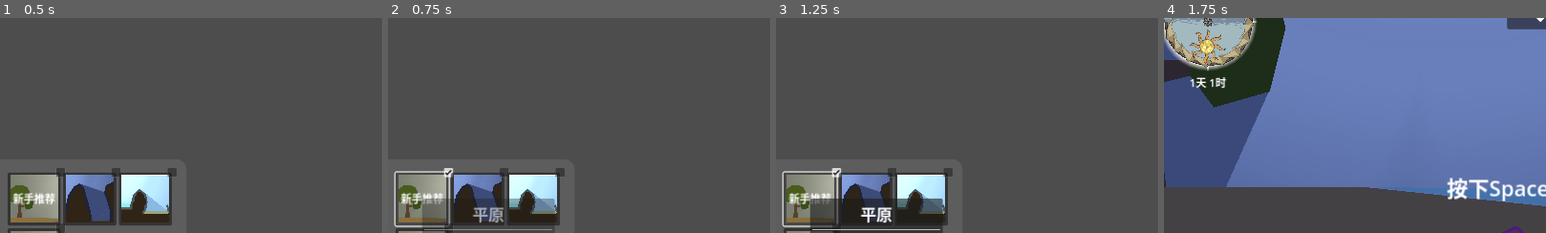
Above: before the commit, frames 1-4 (left to right).
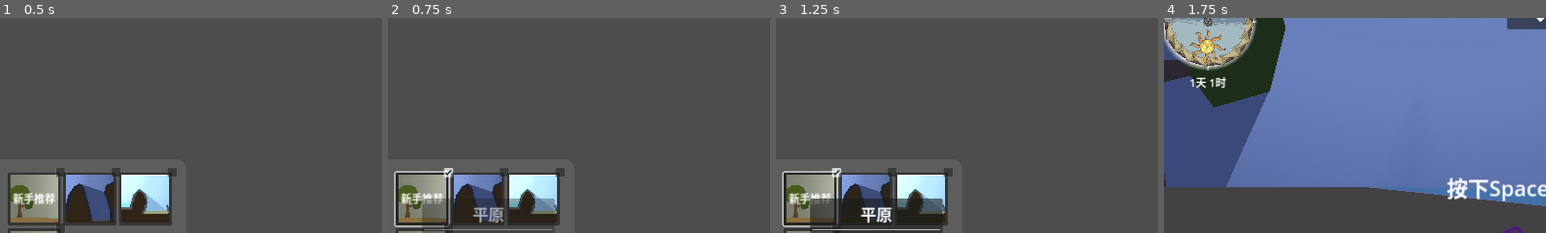
Above: after the commit, the same moments.

Repository: DeanNevan/RootsOfLife
Game: Godot game, scene res://src/main/MainMenu/MainMenu.tscn
Two runs of this game, one before a commit and one after it. Both use one fixed random seed, a clock stepped at 60 frames per second and the inputs below. The engine's default icon, where the game draws it, is replaced by a stand-in: a white triangle on a blue panel in a dark square.
Inputs (mouse positions are % of the whole screen's width and height, from its top left):
- Up to frame 1 (0.5 s): no input
- Up to frame 2 (0.75 s): click (5, 53) at 0.52 s
- Up to frame 3 (1.25 s): no input
- Up to frame 4 (1.75 s): click "开始" at 1.25 s
The pictures show only the part of the screen within x 1-51%, y 11-61%; the shares and areas given below are measured in that part.

Frame 1 is identical in both runs. In frame 2, 0.4% of the frame differs, in the area x 2-16%, y 72-97%; in frame 3, 0.4%; in frame 4, nothing differs.

Commit message:
增加音效

Diff:
--- a/project.godot
+++ b/project.godot
@@ -24,6 +24,7 @@
 InputManager="*res://src/main/autoload/InputManager.gd"
 GUI="*res://src/main/autoload/GUI.tscn"
 Config="*res://src/main/autoload/Config.tscn"
+Audio="*res://src/main/autoload/Audio.tscn"
 
 [display]
 
--- a/src/main/MainGame/MainGame.tscn
+++ b/src/main/MainGame/MainGame.tscn
@@ -1,10 +1,11 @@
-[gd_scene load_steps=15 format=3 uid="uid://dvuqeam713wd4"]
+[gd_scene load_steps=16 format=3 uid="uid://dvuqeam713wd4"]
 
 [ext_resource type="Script" path="res://src/main/MainGame/MainGame.gd" id="1_72ykg"]
 [ext_resource type="PackedScene" uid="uid://diih20og4coqe" path="res://src/main/MainGame/Seed/Seed.tscn" id="2_sdm1l"]
 [ext_resource type="Script" path="res://src/main/MainGame/LabelFPS.gd" id="3_2lsnb"]
 [ext_resource type="PackedScene" uid="uid://bbk15m06vn7sr" path="res://src/main/MainGame/MainGameUI/MainGameUI.tscn" id="3_6e0bd"]
 [ext_resource type="PackedScene" uid="uid://bvm1hp8yogdeq" path="res://src/main/MainGame/MainGameBG/MainGameBG.tscn" id="3_pc0ol"]
+[ext_resource type="Script" path="res://src/main/utils/ButtonWithAudio.gd" id="6_nq0xj"]
 [ext_resource type="PackedScene" uid="uid://ciwpavwshnjgw" path="res://src/main/MainGame/MainCamera/MainCamera.tscn" id="7_2kyuu"]
 [ext_resource type="PackedScene" uid="uid://ceeenkwxk5d0q" path="res://src/main/Plant/Plant.tscn" id="7_3m3eh"]
 [ext_resource type="PackedScene" uid="uid://dn0k7nhdqt3jr" path="res://src/main/MainGame/MainGameFX/MainGameFog.tscn" id="9_03237"]
@@ -189,6 +190,7 @@
 layout_mode = 2
 size_flags_horizontal = 4
 text = "关闭"
+script = ExtResource("6_nq0xj")
 
 [node name="GameWorld" type="Node2D" parent="."]
 
--- a/src/main/MainGame/MainGameUI/MainGameUI.tscn
+++ b/src/main/MainGame/MainGameUI/MainGameUI.tscn
@@ -10,6 +10,7 @@
 [ext_resource type="PackedScene" uid="uid://c81lb03lbh715" path="res://src/main/MainGame/MainGameUI/ContainerNutrition/ContainerNutrition.tscn" id="4_oycl3"]
 [ext_resource type="Texture2D" uid="uid://cegt6mtowaegm" path="res://assets/art/icon/up.png" id="9_8iml4"]
 [ext_resource type="Texture2D" uid="uid://b1408q6t6dq8n" path="res://assets/art/icon/down.png" id="9_t4e2h"]
+[ext_resource type="Script" path="res://src/main/utils/ButtonWithAudio.gd" id="10_7gycj"]
 [ext_resource type="Texture2D" uid="uid://b3ag2moniaym2" path="res://assets/art/roots.png" id="11_u3ayj"]
 [ext_resource type="Texture2D" uid="uid://cggi63suyamc1" path="res://assets/art/storage_roots.png" id="12_iuaka"]
 [ext_resource type="Texture2D" uid="uid://iigr4r5dig52" path="res://assets/art/stem.png" id="13_e8i75"]
@@ -332,6 +333,7 @@
 icon = ExtResource("9_t4e2h")
 icon_alignment = 1
 expand_icon = true
+script = ExtResource("10_7gycj")
 
 [node name="MarginContainerScore" type="MarginContainer" parent="MarginContainer/HBoxContainer"]
 custom_minimum_size = Vector2(150, 100)
@@ -346,12 +348,14 @@
 custom_minimum_size = Vector2(0, 50)
 layout_mode = 2
 text = "退出"
+script = ExtResource("10_7gycj")
 
 [node name="ButtonHelp" type="Button" parent="MarginContainer/HBoxContainer/MarginContainerScore/VBoxContainer"]
 unique_name_in_owner = true
 custom_minimum_size = Vector2(0, 50)
 layout_mode = 2
 text = "帮助"
+script = ExtResource("10_7gycj")
 
 [node name="MarginContainer2" type="MarginContainer" parent="."]
 custom_minimum_size = Vector2(0, 150)
@@ -377,6 +381,7 @@
 icon = ExtResource("9_8iml4")
 icon_alignment = 1
 expand_icon = true
+script = ExtResource("10_7gycj")
 
 [node name="ContainerBuildingSize" type="MarginContainer" parent="MarginContainer2/VBoxContainer"]
 unique_name_in_owner = true
@@ -407,6 +412,7 @@
 layout_mode = 2
 button_group = SubResource("ButtonGroup_8577w")
 text = "小"
+script = ExtResource("10_7gycj")
 
 [node name="ButtonM" type="CheckBox" parent="MarginContainer2/VBoxContainer/ContainerBuildingSize/MarginContainer/HBoxContainer"]
 unique_name_in_owner = true
@@ -414,6 +420,7 @@
 layout_mode = 2
 button_group = SubResource("ButtonGroup_8577w")
 text = "中"
+script = ExtResource("10_7gycj")
 
 [node name="ButtonL" type="CheckBox" parent="MarginContainer2/VBoxContainer/ContainerBuildingSize/MarginContainer/HBoxContainer"]
 unique_name_in_owner = true
@@ -421,6 +428,7 @@
 layout_mode = 2
 button_group = SubResource("ButtonGroup_8577w")
 text = "大"
+script = ExtResource("10_7gycj")
 
 [node name="ContainerBuildingType" type="MarginContainer" parent="MarginContainer2/VBoxContainer"]
 unique_name_in_owner = true
@@ -450,6 +458,7 @@
 icon = ExtResource("11_u3ayj")
 icon_alignment = 2
 expand_icon = true
+script = ExtResource("10_7gycj")
 
 [node name="ButtonStorageRoots" type="CheckBox" parent="MarginContainer2/VBoxContainer/ContainerBuildingType/MarginContainer/HBoxContainer"]
 unique_name_in_owner = true
@@ -458,6 +467,7 @@
 button_group = SubResource("ButtonGroup_pmrnp")
 icon = ExtResource("12_iuaka")
 expand_icon = true
+script = ExtResource("10_7gycj")
 
 [node name="VSeparator" type="VSeparator" parent="MarginContainer2/VBoxContainer/ContainerBuildingType/MarginContainer/HBoxContainer"]
 layout_mode = 2
@@ -469,6 +479,7 @@
 button_group = SubResource("ButtonGroup_pmrnp")
 icon = ExtResource("13_e8i75")
 expand_icon = true
+script = ExtResource("10_7gycj")
 
 [node name="ButtonLeaf" type="CheckBox" parent="MarginContainer2/VBoxContainer/ContainerBuildingType/MarginContainer/HBoxContainer"]
 unique_name_in_owner = true
@@ -477,6 +488,7 @@
 button_group = SubResource("ButtonGroup_pmrnp")
 icon = ExtResource("14_qrbb7")
 expand_icon = true
+script = ExtResource("10_7gycj")
 
 [node name="WindowHelp" type="MarginContainer" parent="."]
 unique_name_in_owner = true
@@ -535,6 +547,7 @@
 layout_mode = 2
 size_flags_horizontal = 4
 text = "关闭"
+script = ExtResource("10_7gycj")
 
 [connection signal="mouse_entered" from="MarginContainer/HBoxContainer/VBoxContainer2/MarginContainer/MarginContainer/VBoxContainer2/ContainerGrowthPoint" to="." method="_on_container_growth_point_mouse_entered"]
 [connection signal="mouse_exited" from="MarginContainer/HBoxContainer/VBoxContainer2/MarginContainer/MarginContainer/VBoxContainer2/ContainerGrowthPoint" to="." method="_on_container_growth_point_mouse_exited"]
--- a/src/main/MainMenu/GameWorldChooseElement/GameWorldChooseElement.tscn
+++ b/src/main/MainMenu/GameWorldChooseElement/GameWorldChooseElement.tscn
@@ -1,7 +1,8 @@
-[gd_scene load_steps=3 format=3 uid="uid://11ihgdceflc0"]
+[gd_scene load_steps=4 format=3 uid="uid://11ihgdceflc0"]
 
 [ext_resource type="Script" path="res://src/main/MainMenu/GameWorldChooseElement/GameWorldChooseElement.gd" id="1_3alqh"]
 [ext_resource type="Texture2D" uid="uid://bdd5bwvs46yf4" path="res://icon.svg" id="2_sgphh"]
+[ext_resource type="Script" path="res://src/main/utils/ButtonWithAudio.gd" id="3_si0b4"]
 
 [node name="GameWorldChooseElement" type="MarginContainer"]
 custom_minimum_size = Vector2(80, 80)
@@ -9,9 +10,11 @@
 
 [node name="Button" type="Button" parent="."]
 layout_mode = 2
+toggle_mode = true
 icon = ExtResource("2_sgphh")
 icon_alignment = 1
 expand_icon = true
+script = ExtResource("3_si0b4")
 
 [node name="Control" type="Control" parent="."]
 layout_mode = 2
--- a/src/main/MainMenu/MainMenu.tscn
+++ b/src/main/MainMenu/MainMenu.tscn
@@ -10,6 +10,7 @@
 [ext_resource type="Texture2D" uid="uid://bclm5xbgwuucv" path="res://src/main/MainGame/GameWorld/instances/Beach/thumbnail.png" id="8_ch8hx"]
 [ext_resource type="PackedScene" uid="uid://dkh7n0shskhiw" path="res://src/main/MainGame/GameWorld/instances/Ruin/GameWorldRuin.tscn" id="9_em1vl"]
 [ext_resource type="Texture2D" uid="uid://bah56vcc2rq38" path="res://src/main/MainGame/GameWorld/instances/Ruin/thumbnail.png" id="10_nqk1l"]
+[ext_resource type="Script" path="res://src/main/utils/ButtonWithAudio.gd" id="11_8p7yv"]
 
 [sub_resource type="StyleBoxFlat" id="StyleBoxFlat_ex5yq"]
 bg_color = Color(0.364706, 0.364706, 0.364706, 1)
@@ -138,6 +139,7 @@
 theme_override_colors/font_color = Color(0.501961, 0.854902, 0.34902, 1)
 text = "             开始"
 alignment = 0
+script = ExtResource("11_8p7yv")
 
 [node name="ButtonMaker" type="Button" parent="CanvasLayer/Control/MarginContainer/MarginContainer/VBoxContainer"]
 unique_name_in_owner = true
@@ -148,6 +150,7 @@
 disabled = true
 text = "             关于"
 alignment = 0
+script = ExtResource("11_8p7yv")
 
 [node name="ButtonExit" type="Button" parent="CanvasLayer/Control/MarginContainer/MarginContainer/VBoxContainer"]
 unique_name_in_owner = true
@@ -156,6 +159,7 @@
 size_flags_horizontal = 0
 theme_override_colors/font_color = Color(0.462745, 0.262745, 0, 1)
 text = "退出"
+script = ExtResource("11_8p7yv")
 
 [node name="WindowMaker" type="MarginContainer" parent="."]
 visible = false
--- a/src/main/Plant/Plant.gd
+++ b/src/main/Plant/Plant.gd
@@ -76,6 +76,7 @@
 									building_plant_element.connect("fall_requested", _on_leaf_fall_requested)
 									building_plant_element = null
 									request_building_leaf()
+									Audio.play_open()
 								else:
 									alert_cost_fail()
 					if build_type == Global.BuildingType.STORAGE_ROOTS:
@@ -87,6 +88,7 @@
 									emit_signal("new_storage_roots_built", building_plant_element)
 									building_plant_element = null
 									request_building_storage_roots()
+									Audio.play_open()
 								else:
 									alert_cost_fail()
 
@@ -244,12 +246,15 @@
 	roots_line.finish_build()
 	stem_line.finish_build()
 
+	Audio.play_scroll()
+
 	emit_signal("new_roots_line_built", roots_line)
 	emit_signal("new_stem_line_built", stem_line)
 
 	pass
 
 func alert_cost_fail():
+	Audio.play_error()
 	pass
 
 func _on_area_mouse_drawer_area_entered(area):
@@ -326,6 +331,7 @@
 						if !result:
 							alert_cost_fail()
 							return
+						Audio.play_scroll()
 	pass # Replace with function body.
 
 func _on_leaf_fall_requested(leaf : Leaf):
--- a/src/main/PlantElement/PlantElement.gd
+++ b/src/main/PlantElement/PlantElement.gd
@@ -39,6 +39,7 @@
 func _process(_delta):
 	if is_rotating and status == Status.BUILDING:
 		rotation_degrees += _delta * rotation_speed
+		Audio.play_scroll()
 
 func set_status(_status : Status):
 	status = _status
--- a/src/main/Terrain/TerrainNutrition/TerrainNutrition.gd
+++ b/src/main/Terrain/TerrainNutrition/TerrainNutrition.gd
@@ -28,6 +28,7 @@
 	pass
 
 func start_work():
+	Audio.play_open()
 	pass
 
 func stop_work():
--- a/src/main/Terrain/TerrainNutrition/TerrainNutritionK/TerrainNutritionK.gd
+++ b/src/main/Terrain/TerrainNutrition/TerrainNutritionK/TerrainNutritionK.gd
@@ -9,12 +9,14 @@
 	update_hint_content()
 
 func start_work():
+	super.start_work()
 	if !is_working:
 		Data.nutrition_k.level += 1
 		is_working = true
 	pass
 
 func stop_work():
+	super.stop_work()
 	if is_working:
 		Data.nutrition_k.level -= 1
 		is_working = false
--- a/src/main/Terrain/TerrainNutrition/TerrainNutritionN/TerrainNutritionN.gd
+++ b/src/main/Terrain/TerrainNutrition/TerrainNutritionN/TerrainNutritionN.gd
@@ -10,12 +10,14 @@
 	update_hint_content()
 
 func start_work():
+	super.start_work()
 	if !is_working:
 		Data.nutrition_n.level += 1
 		is_working = true
 	pass
 
 func stop_work():
+	super.stop_work()
 	if is_working:
 		Data.nutrition_n.level -= 1
 		is_working = false
--- a/src/main/Terrain/TerrainNutrition/TerrainNutritionP/TerrainNutritionP.gd
+++ b/src/main/Terrain/TerrainNutrition/TerrainNutritionP/TerrainNutritionP.gd
@@ -10,12 +10,14 @@
 	update_hint_content()
 
 func start_work():
+	super.start_work()
 	if !is_working:
 		Data.nutrition_p.level += 1
 		is_working = true
 	pass
 
 func stop_work():
+	super.stop_work()
 	if is_working:
 		Data.nutrition_p.level -= 1
 		is_working = false
--- a/src/main/Terrain/TerrainWater/TerrainWater.gd
+++ b/src/main/Terrain/TerrainWater/TerrainWater.gd
@@ -20,6 +20,7 @@
 		if !is_working:
 			is_working = true
 			Data.water.increase_speed += water_per_hour
+			Audio.play_open()
 	pass # Replace with function body.
 
 
--- /dev/null
+++ b/src/main/autoload/Audio.gd
@@ -0,0 +1,19 @@
+extends Node
+
+func play_button_in():
+	$ButtonIn.play()
+
+func play_scroll():
+	$Scroll.play(0.85)
+
+func play_select():
+	$Select.play()
+
+func play_open():
+	$Open.play()
+
+func play_error():
+	$Error.play()
+
+func play_switch():
+	$Switch.play()
--- /dev/null
+++ b/src/main/autoload/Audio.tscn
@@ -0,0 +1,31 @@
+[gd_scene load_steps=8 format=3 uid="uid://bp2207ysg2lma"]
+
+[ext_resource type="Script" path="res://src/main/autoload/Audio.gd" id="1_fsn3f"]
+[ext_resource type="AudioStream" uid="uid://c33wlkjvf713x" path="res://assets/audio/button_in.ogg" id="2_gult6"]
+[ext_resource type="AudioStream" uid="uid://cwjatro58sblt" path="res://assets/audio/open.ogg" id="3_0t36b"]
+[ext_resource type="AudioStream" uid="uid://053v2qjwjtdo" path="res://assets/audio/scroll.ogg" id="3_wxj0x"]
+[ext_resource type="AudioStream" uid="uid://bvrps42vx6tuh" path="res://assets/audio/select.ogg" id="4_k0i72"]
+[ext_resource type="AudioStream" uid="uid://cofe0hwqrpuhp" path="res://assets/audio/error.ogg" id="5_e1lvg"]
+[ext_resource type="AudioStream" uid="uid://c6fhwgo1btdel" path="res://assets/audio/switch.ogg" id="6_f51iu"]
+
+[node name="Audio" type="Node"]
+script = ExtResource("1_fsn3f")
+
+[node name="ButtonIn" type="AudioStreamPlayer2D" parent="."]
+stream = ExtResource("2_gult6")
+
+[node name="Open" type="AudioStreamPlayer2D" parent="."]
+stream = ExtResource("3_0t36b")
+
+[node name="Scroll" type="AudioStreamPlayer2D" parent="."]
+stream = ExtResource("3_wxj0x")
+volume_db = -10.0
+
+[node name="Select" type="AudioStreamPlayer2D" parent="."]
+stream = ExtResource("4_k0i72")
+
+[node name="Error" type="AudioStreamPlayer2D" parent="."]
+stream = ExtResource("5_e1lvg")
+
+[node name="Switch" type="AudioStreamPlayer2D" parent="."]
+stream = ExtResource("6_f51iu")
--- /dev/null
+++ b/src/main/utils/ButtonWithAudio.gd
@@ -0,0 +1,18 @@
+extends BaseButton
+
+# Called when the node enters the scene tree for the first time.
+func _ready():
+	connect("mouse_entered", _on_mouse_entered)
+	connect("pressed", _on_pressed)
+	pass # Replace with function body.
+
+
+func _on_mouse_entered():
+	if !disabled:
+		Audio.play_button_in()
+
+func _on_pressed():
+	if toggle_mode:
+		Audio.play_switch()
+	else:
+		Audio.play_select()
Not shown, added: assets/audio/button_in.ogg.import
Not shown, added: assets/audio/error.ogg.import
Not shown, added: assets/audio/open.ogg.import
Not shown, added: assets/audio/scroll.ogg.import
Not shown, added: assets/audio/select.ogg.import
Not shown, added: assets/audio/switch.ogg.import
Not shown: 1 places in src/main/MainGame/MainGameUI/MainGameUI.tscn that only renumber resources
Not shown: 1 places in src/main/MainMenu/MainMenu.tscn that only renumber resources
Not shown, added: assets/audio/button_in.ogg
Not shown, added: assets/audio/error.ogg
Not shown, added: assets/audio/open.ogg
Not shown, added: assets/audio/scroll.ogg
(and 2 more such lines)
